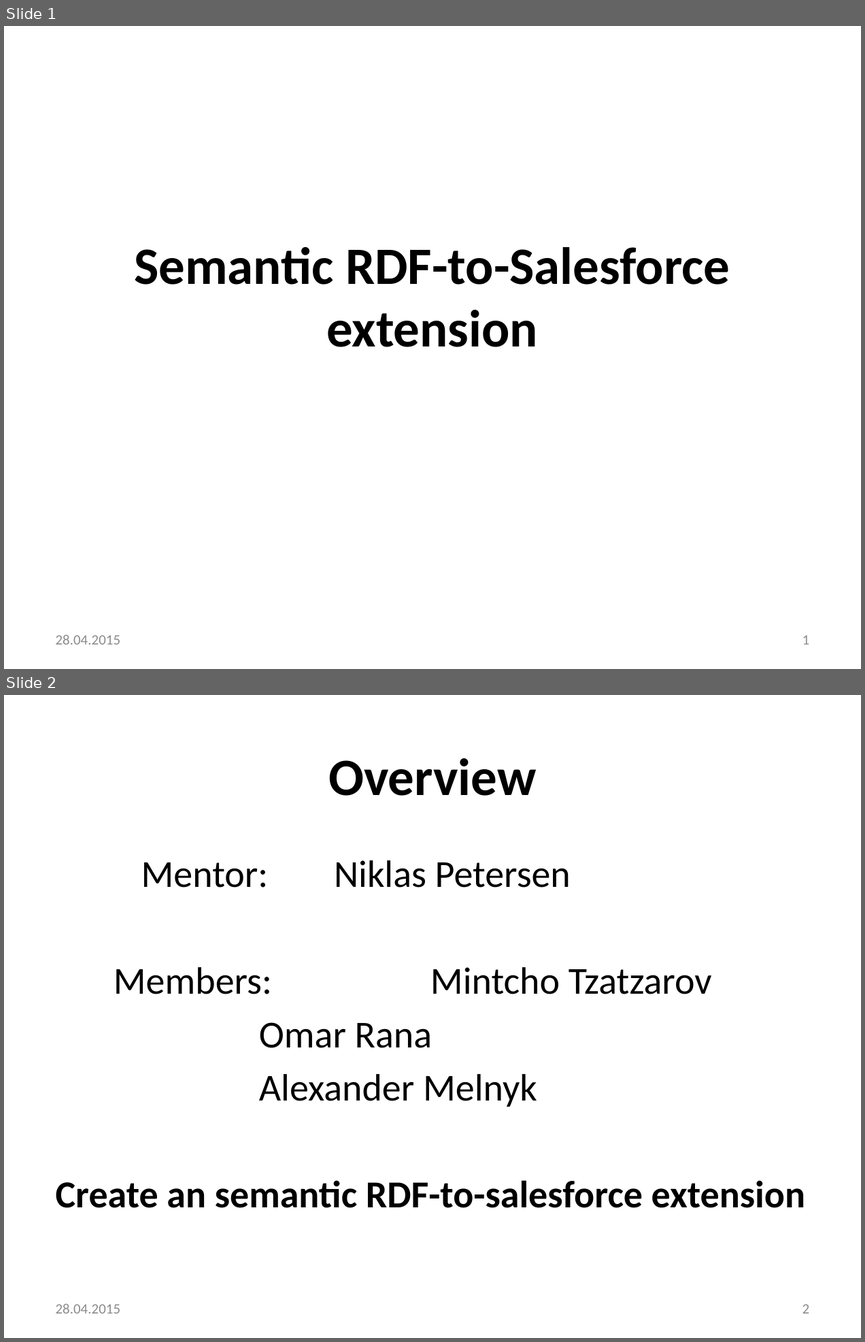
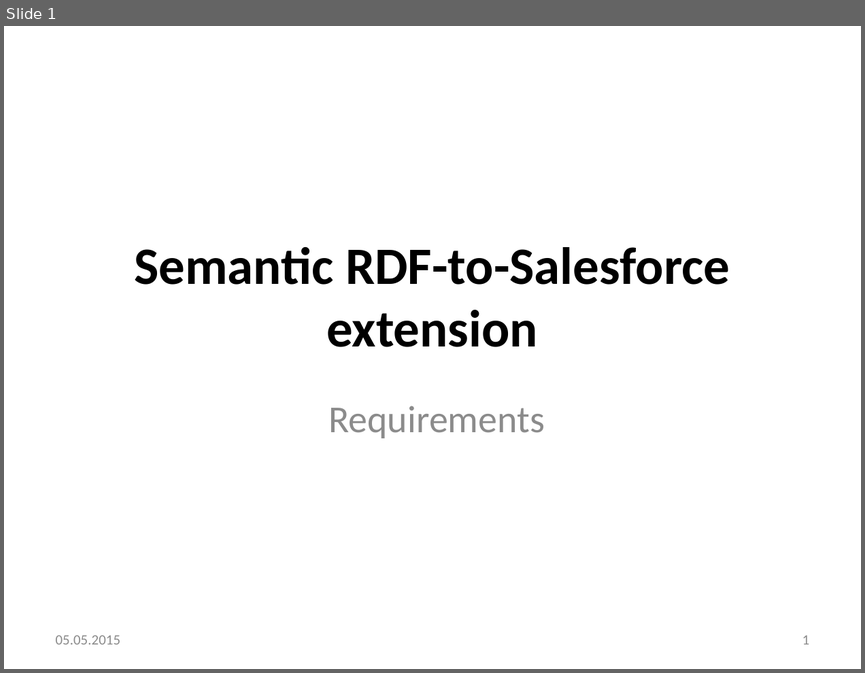
Before and after one commit to omarrana/testing, a slide deck: presentations/requirments_specification.pptx. Shown one above the other, each under a label of ours: slides 1 and 2 before the commit, slide 1 after it. The pictures are 865x1342 and 865x673 pixels, drawn with LibreOffice and Linux fonts; fonts in the diff are those of the drawing; background and template pictures are left out. Boxes give left, top, right and bottom in pixels: in the first picture for what was removed or moved away, otherwise in the second. Text is boxed around its words. In the diff, an @@ line names an element or a change of style, - is before the commit and + after.

Commit message:
updated requirement presentation

```diff
--- a/presentations/requirments_specification.pptx
+++ b/presentations/requirments_specification.pptx
@@ slide 2 removed at (x1=4, y1=695, x2=861, y2=1338), background #FFFFFF @@
@@ title removed at (x1=328, y1=758, x2=536, y2=796) @@
-Overview
@@ text removed at (x1=56, y1=860, x2=805, y2=1208) @@
-    Mentor: Niklas Petersen
-Members: Mintcho Tzatzarov
-Omar Rana
-Alexander Melnyk
-Create an semantic RDF-to-salesforce extension
@@ text removed at (x1=56, y1=1304, x2=121, y2=1313) @@
-28.04.2015
@@ page number removed at (x1=802, y1=1304, x2=810, y2=1313) @@
-2
@@ slide 1 changed as well @@
@@ subtitle added at (x1=328, y1=405, x2=545, y2=438), 32 pt, text #8C8C8C @@
+Requirements
@@ text at (x1=56, y1=635, x2=121, y2=644): text changed @@
-28.04.2015
+05.05.2015
```
Also in this commit, not shown: 1 other slide changed, 7 slides added, 2 other slides removed.
